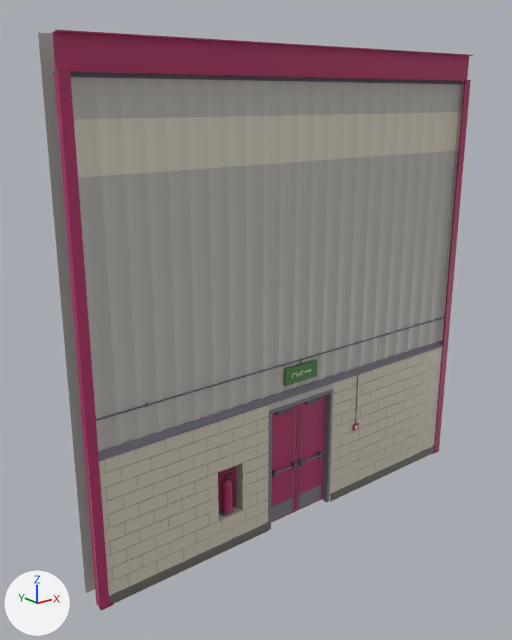
Two versions of the glTF model assets/models/props/hall_exit.glb, one commit apart.
The view is the same before and after, from a 50 mm camera at (-7.68, -8.53, 7.25) aimed at (-0.58, 0.34, 3.7). The lights are fixed; the arrows at lower left show +X, +Y and +Z. The picture after the commit comes second. Vertices at exactly the same position are counted once.

In view in the first picture: 'HallExit'.
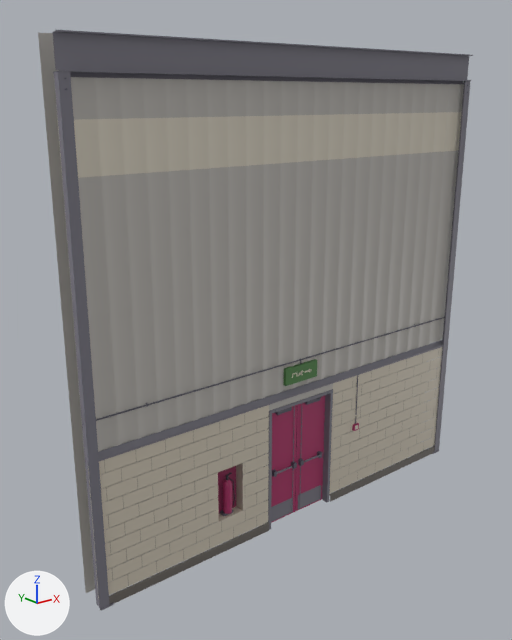
The change, as a diff of the scene's bpy script:
```diff
--- a/assets/models/props/hall_exit.glb.py
+++ b/assets/models/props/hall_exit.glb.py
@@ me_hallexit @@
 me_hallexit.from_pydata(...)  # 2300 vertices, 2186 faces; spans x -4.0..4.0, y -0.25..0.25, z 0.0..8.0
 # used by ob_hallexit; location = (0.0, 0.0, 0.0)
+# me_hallexit part 1: 42 faces centred in x -3.99..3.99, y -0.25..-0.14, z 0.01..7.99 are repainted in the vertex colours; the middle colour goes from pink #c23874 to grey #8c8a96
 me_hallexit.materials.append(mat_prop)
```

Boxes [x1, y1, x2, y2] around the edits, measured in the pictures (512 x 640 px):
part 1 of me_hallexit, recoloured: [52, 30, 472, 611] in both
